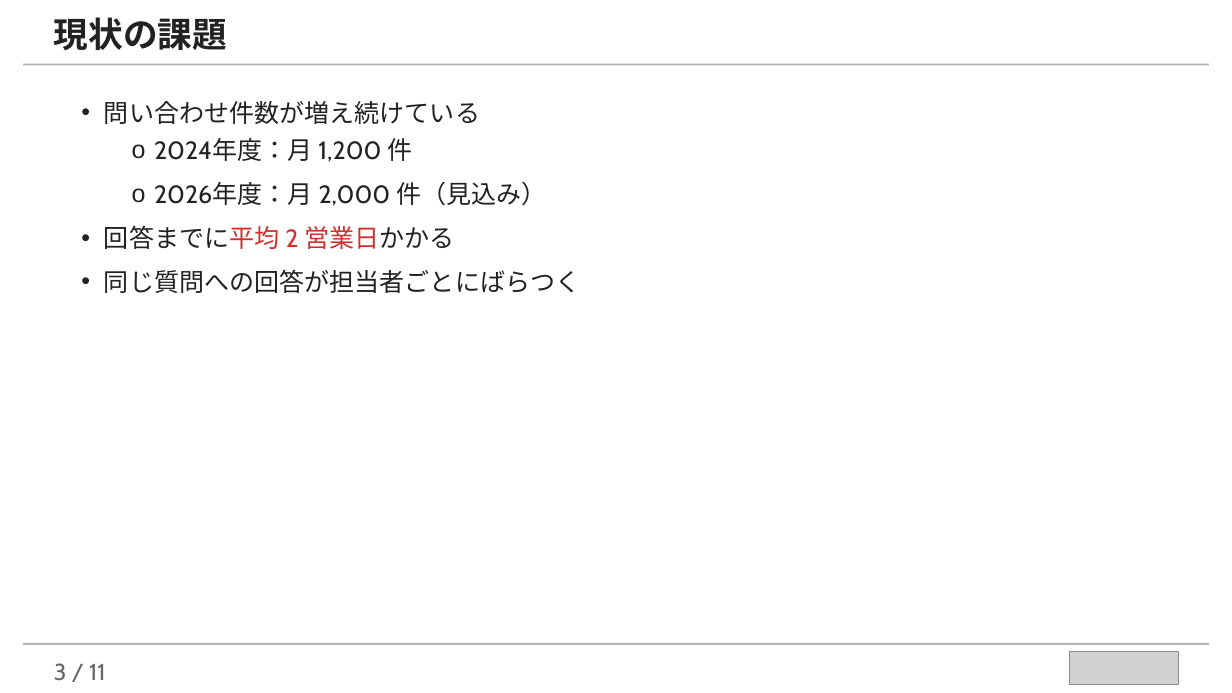
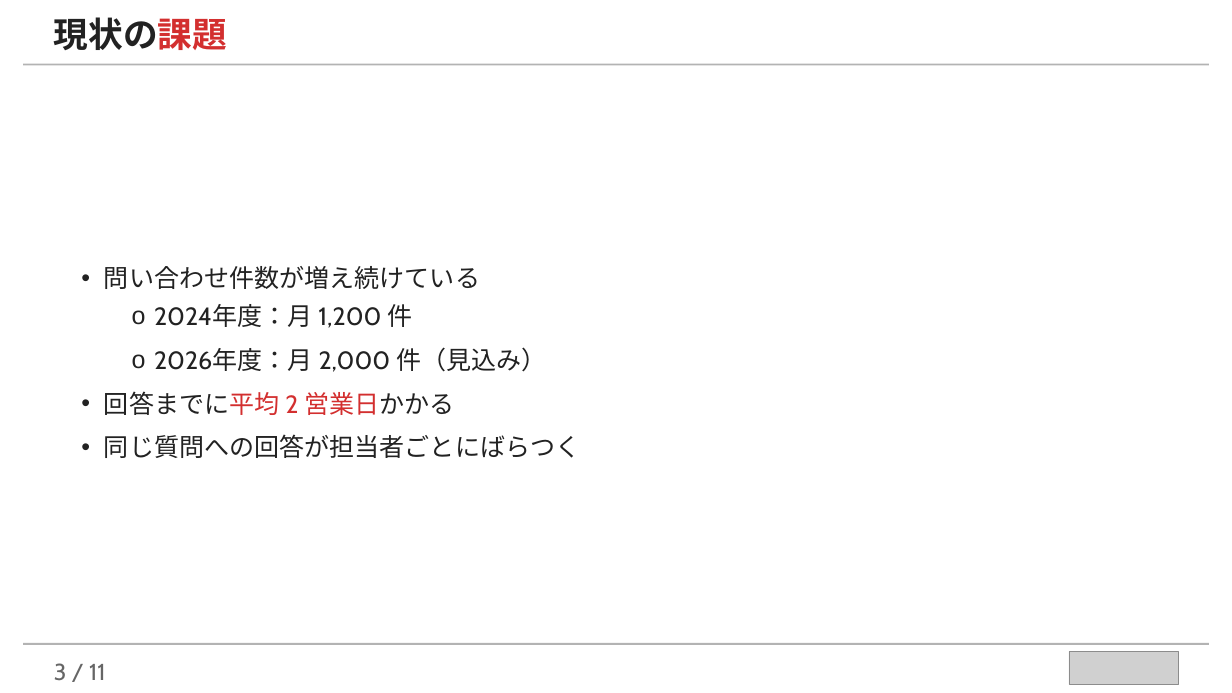
Before and after one commit to takuya109048/llm-assist-kit, a slide deck: slide 3 of examples/marp-slides-example.pptx. Drawn at 1232x693 pixels with LibreOffice and Linux fonts; fonts in the diff are those of the drawing; grey boxes stand for pictures. Boxes give left, top, right and bottom in pixels: in the first picture for what was removed or moved away, otherwise in the second. Text is boxed around its words. In the diff, an @@ line names an element or a change of style, - is before the commit and + after.

```diff
--- a/examples/marp-slides-example.pptx
+++ b/examples/marp-slides-example.pptx
@@ text "現状の課題" at (54,17,227,50): text colour #222222 to #D32F2F in "現状の課題" @@
@@ text "問い合わせ件数が増え続けている": place and size @@
-text "問い合わせ件数が増え続けている" at (104,101,580,293)
+text "問い合わせ件数が増え続けている" at (104,266,580,458)
```
Also in this commit, not shown: 7 other slides changed, 7 other files.
